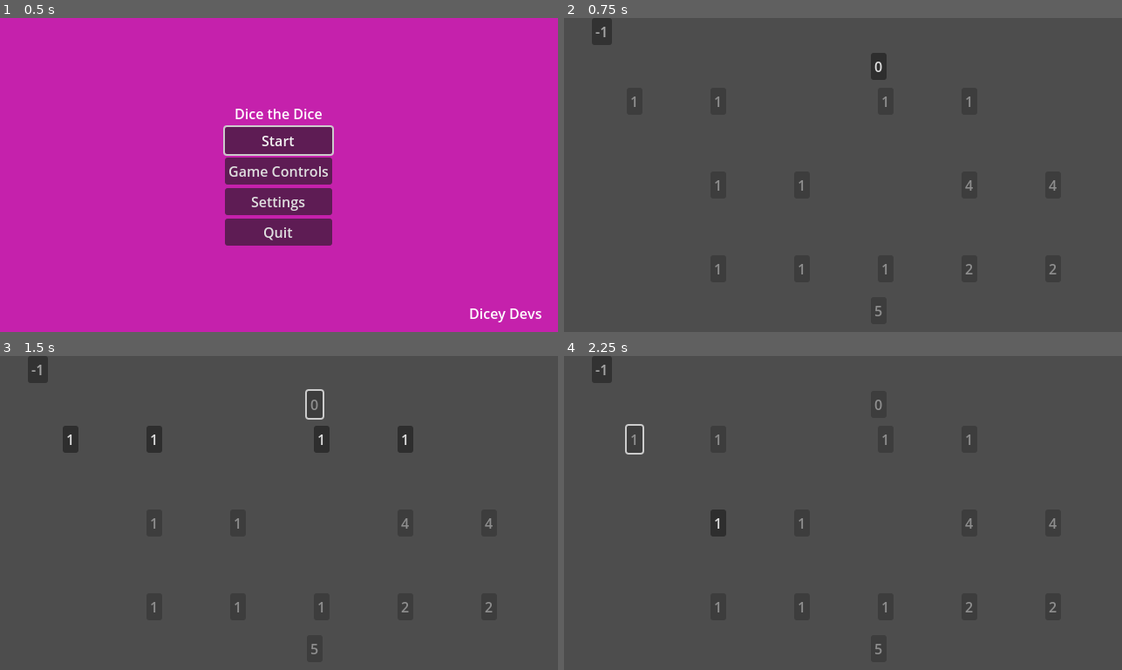
Above: before the commit, frames 1-4 (two rows, left to right).
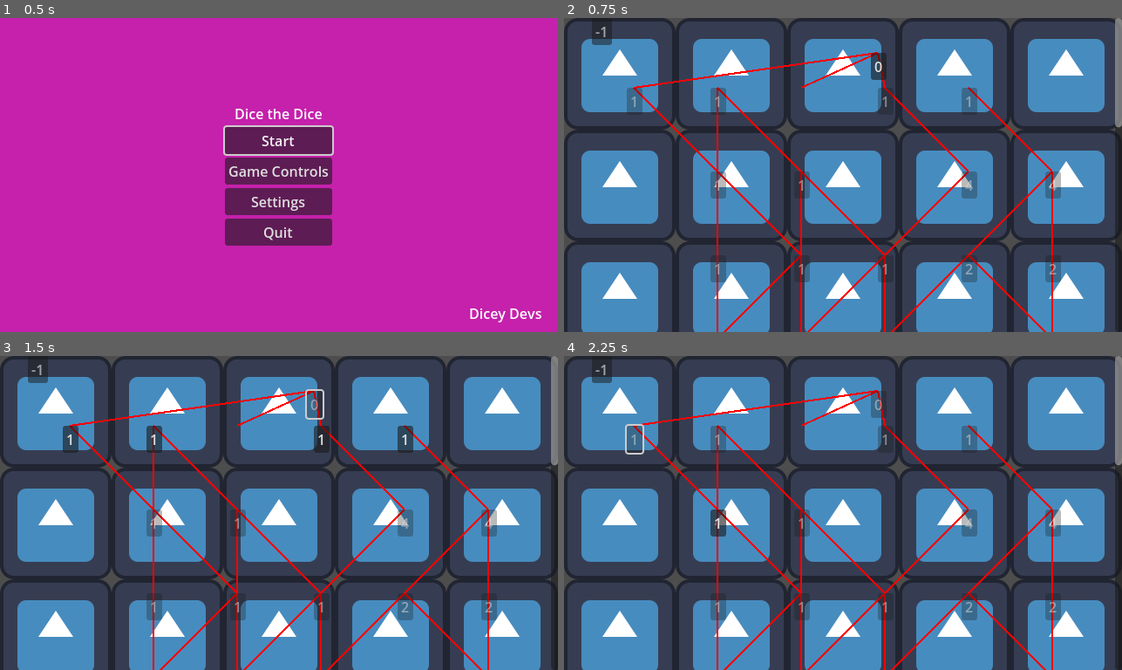
Above: after the commit, the same moments.

Repository: SadBonana/INTD450-Dice_Game
Game: Godot game, scene res://Menus/start_menu.tscn
Same seed, same stepped clock (60 frames per second), same inputs: the game is played once before the commit and once after it. The engine's default icon, where the game draws it, is replaced by a stand-in: a white triangle on a blue panel in a dark square.
Inputs:
- Up to frame 1 (0.5 s): no input
- Up to frame 2 (0.75 s): click "Start" at 0.5 s
- Up to frame 3 (1.5 s): click "0" at 1.25 s
- Up to frame 4 (2.25 s): click "1" at 2 s

Frame 1 is identical in both runs. In frame 2, 60% of the frame differs, in the area x 0-100%, y 0-100%; in frame 3, 60%; in frame 4, 60%.

Commit message:
scrolling and lines

Diff:
--- a/map/MapTree.gd
+++ b/map/MapTree.gd
@@ -13,7 +13,7 @@
 const margin = 40    #generic margin for the side of our screen so we have space for UI
 
 const screen_width =  640 #640 pixels wide
-const screen_height = 360 #360 pixels tall
+const screen_height = 720 #360 pixels tall
 
 #tree functionality
 var leafnodes = [] #track leafnodes so we can connect to boss
--- a/map/map.gd
+++ b/map/map.gd
@@ -9,6 +9,27 @@
 func _init():
 	map = MapTree.new()
 	#print(map.map_nodes[0].type)
+
+	# Setup stuff that lets you scroll the map.
+	var scroll_cont = ScrollContainer.new()
+	scroll_cont.custom_minimum_size = Vector2(640, 360)
+	add_child(scroll_cont)
+
+	# Setup the map background
+	var bg = TextureRect.new()
+	bg.custom_minimum_size = Vector2(640, 1080)
+	bg.texture = load("res://icon.svg")
+	bg.stretch_mode = TextureRect.STRETCH_TILE
+	scroll_cont.add_child(bg)
+
+	# Draw Lines
+	var margins = Vector2(map.margin, 0)
+	bg.draw.connect(func ():
+		for con in map.connections:
+			bg.draw_line(con[0] + margins, con[1] + margins, Color.RED, 2)
+		)
+
+	# Add nodes to map
 	for node in map.map_nodes:
 		if node != null: #and node.type != NT.ERROR:
 			#print("Node:",node)
@@ -18,7 +39,7 @@
 			#print("type:",node.type)
 			#print("depth:",node.depth)
 			node.text = str(node.type)
-			add_child(node)
+			bg.add_child(node)
 	'''
 	var i = 0
 	for position in map.map_array:
